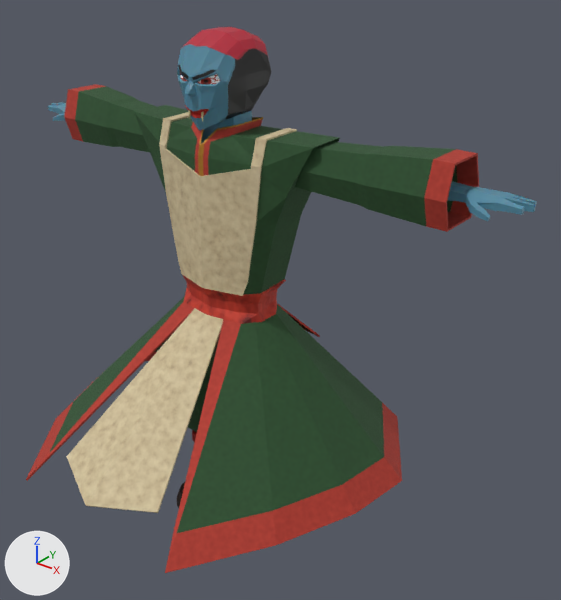
A saved change to the Blender file Diego Fase 2 Parte 3/Personaje/shipi.blend.
Before and after are seen from a 50 mm lens placed at (14.6, -15.92, 18.07), pointed at (1.32, 0.68, 7.78). Lighting does not change. The marker at lower left points along +X, +Y and +Z. The picture after the commit comes second.

Script lines for the objects in view, before the commit:
```python
ob_clothe = bpy.data.objects.new('clothe', me_cube_002)
ob_clothe.location = (0.05, -0.03, 10.36)
ob_clothe.scale = (1.25, 1.25, 1.25)
ob_fullbody = bpy.data.objects.new('fullBody', me_cube)
ob_fullbody.location = (0.05, -0.03, 10.36)
ob_fullbody.scale = (1.25, 1.25, 1.25)
ob_movingclothe = bpy.data.objects.new('movingClothe', me_cube_013)
ob_movingclothe.location = (0.05, -0.03, 10.36)
ob_movingclothe.rotation_euler = (0.0, 0.0, 6.283)  # degrees (0, 0, 360)
ob_movingclothe.scale = (1.25, 1.25, 1.25)
```
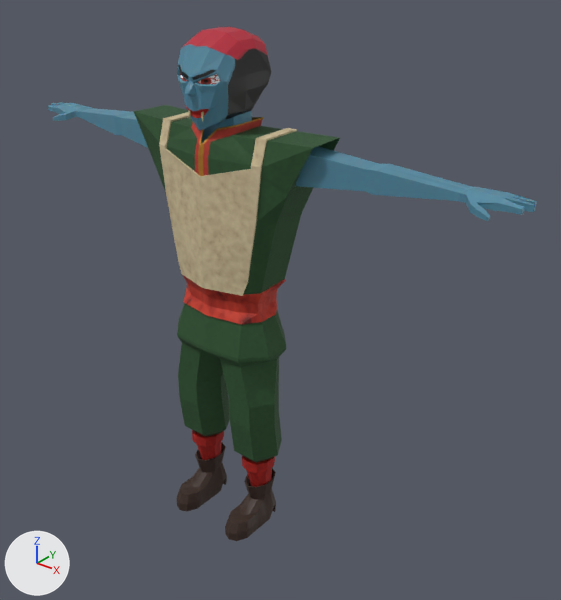
Location of each change, [x1, y1, x2, y2] in pixels of the pictures (561 x 600 px):
'movingClothe', hidden (green): before [26, 84, 479, 573]

The change, as a list of edits to the scene's bpy script:
```text
Change ob_movingclothe:
    add ob_movingclothe.hide_set(True)
```
